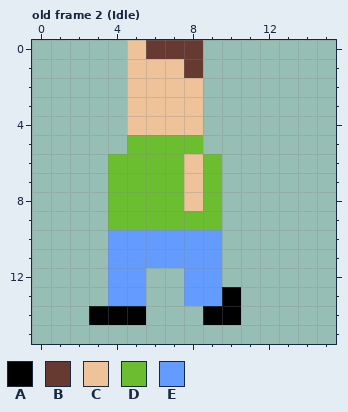
Pixel-art file: Assets/_Game/Sprites/Character/artem.aseprite. That is the earlier state.
16x16 pixels, 3 frames. Shown: old frame 2 (Idle). The commit also changed other frames, which this record leaves out.
Palette (. is transparent): A #000000  B #663931  C #eec39a  D #6abe30  E #639bff
Pixels before, old frame 2 (Idle), first column x 3:
 0 ..CBBB..
 1 ..CCCB..
 2 ..CCCC..
 3 ..CCCC..
 4 ..CCCC..
 5 ..DDDD..
 6 .DDDDCD.
 7 .DDDDCD.
 8 .DDDDCD.
 9 .DDDDDD.
10 .EEEEEE.
11 .EEEEEE.
12 .EE..EE.
13 .EE..EEA
14 AAA...AA
Once edited:
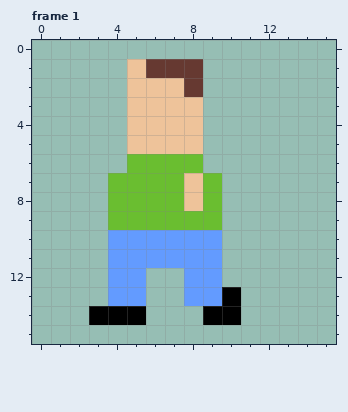
A new or re-ordered frame is compared with the old frame closest to it.
Commit message: deleted animation for player
From old to new:
frames re-ordered
Frame 1 against old frame 2 (Idle):
y 0: x 5..8 CBBB -> ....
y 1: x 6..7 CC -> BB
y 2: x 8 C -> B
y 5: x 5..8 DDDD -> CCCC
y 6: x 4 D -> .; x 8..9 CD -> D.
Changed places in both pictures, as pixel boxes (x1, y1, x2, y2):
changed: (108, 40, 222, 173)
